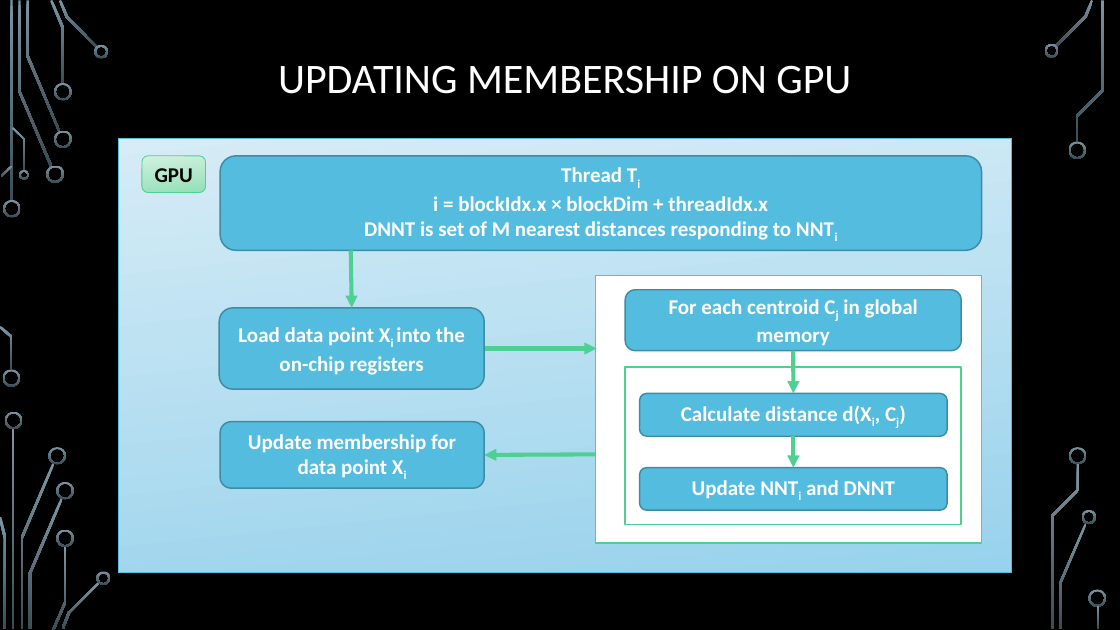
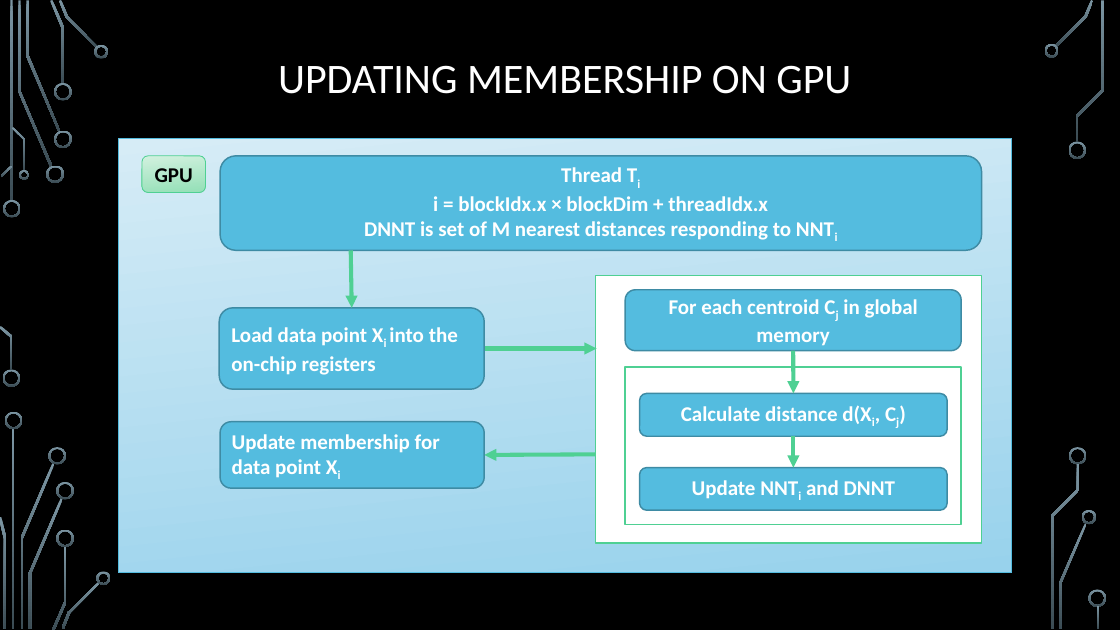
Before and after one commit to trungvdhp/master-ntou, a slide deck: slide 8 of ImageProcessing/Speeding up GFKM.pptx. Drawn at 1120x630 pixels with LibreOffice and Linux fonts; fonts in the diff are those of the drawing; background and template pictures are left out. Boxes give left, top, right and bottom in pixels: in the first picture for what was removed or moved away, otherwise in the second. Text is boxed around its words. In the diff, an @@ line names an element or a change of style, - is before the commit and + after.

```diff
--- a/ImageProcessing/Speeding up GFKM.pptx
+++ b/ImageProcessing/Speeding up GFKM.pptx
@@ rounded rectangle "Load data point Xi into ..." at (219,308,484,389): alignment centre to left @@
@@ rounded rectangle "Update membership for data point ..." at (220,422,484,488): alignment centre to left @@
```
Also in this commit, not shown: 3 other slides changed, 6 slides added, 1 other file.
